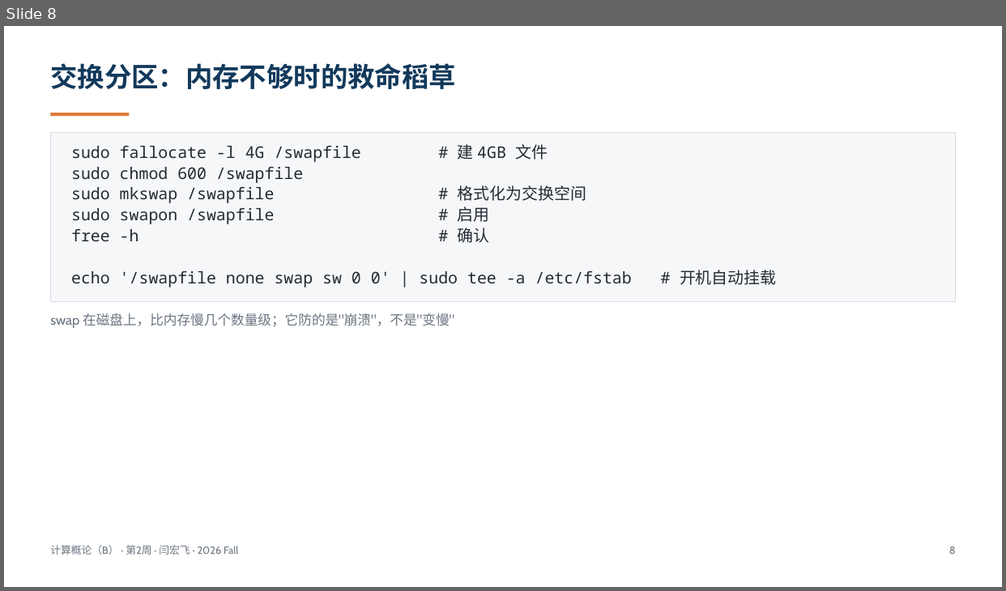
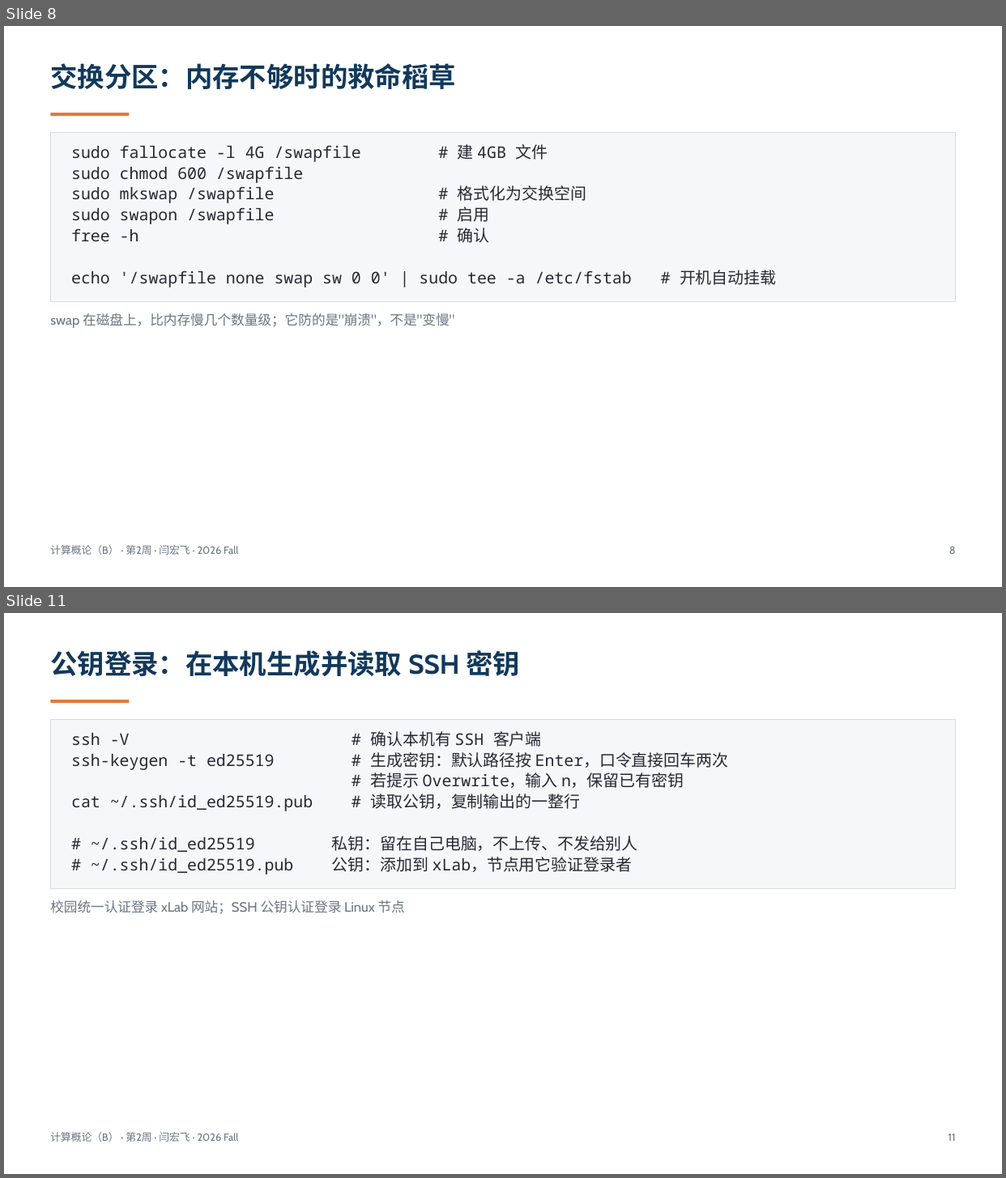
Before and after one commit to GMyhf/2026fall-cs101, a slide deck: courseware/202609_ADS_W02_VM_Shell_DevEnv.pptx. Shown one above the other, each under a label of ours: slide 8 before the commit, slides 8 and 11 after it; the slides between them are not shown. The pictures are 1006x591 and 1006x1178 pixels, drawn with LibreOffice and Linux fonts; fonts in the diff are those of the drawing. Boxes give left, top, right and bottom in pixels: in the first picture for what was removed or moved away, otherwise in the second. Text is boxed around its words. In the diff, an @@ line names an element or a change of style, - is before the commit and + after.

```diff
--- a/courseware/202609_ADS_W02_VM_Shell_DevEnv.pptx
+++ b/courseware/202609_ADS_W02_VM_Shell_DevEnv.pptx
@@ slide 11 added at box(4, 613, 1002, 1174), background #FFFFFF @@
@@ text added at box(50, 650, 520, 676), 26 pt, text #12395B, bold @@
+公钥登录：在本机生成并读取 SSH 密钥
@@ rectangle added at box(50, 700, 129, 703), fill #E07B39 @@
@@ rectangle added at box(50, 719, 956, 888), fill #F6F7F9, outline #D6DCE4 0.75 pt @@
@@ text added at box(71, 731, 729, 872), 15.5 pt, text #242A33 @@
+ssh -V # 确认本机有 SSH 客户端
+ssh-keygen -t ed25519 # 生成密钥：默认路径按 Enter，口令直接回车两次
+# 若提示 Overwrite，输入 n，保留已有密钥
+cat ~/.ssh/id_ed25519.pub # 读取公钥，复制输出的一整行
+# ~/.ssh/id_ed25519 私钥：留在自己电脑，不上传、不发给别人
+# ~/.ssh/id_ed25519.pub 公钥：添加到 xLab，节点用它验证登录者
@@ text added at box(50, 901, 405, 914), 13 pt, text #6B7582 @@
+校园统一认证登录 xLab 网站；SSH 公钥认证登录 Linux 节点
@@ text added at box(50, 1132, 238, 1142), 10 pt, text #6B7582 @@
+计算概论（B） · 第2周 · 闫宏飞 · 2026 Fall
@@ text added at box(948, 1134, 956, 1141), 10 pt, text #6B7582 @@
+11
```
Also in this commit, not shown: 22 slides changed, 16 other slides added, 13 other files.
